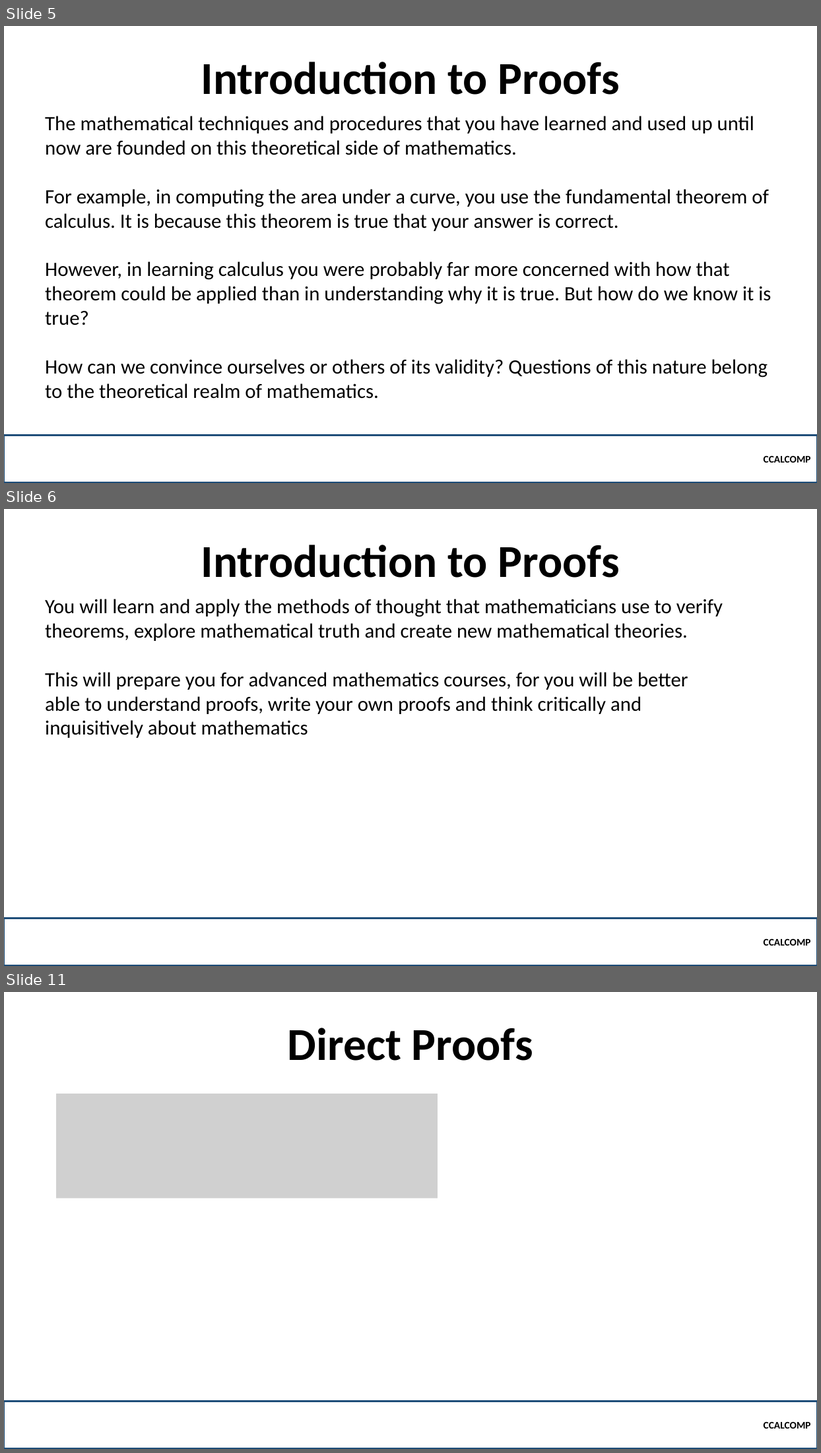
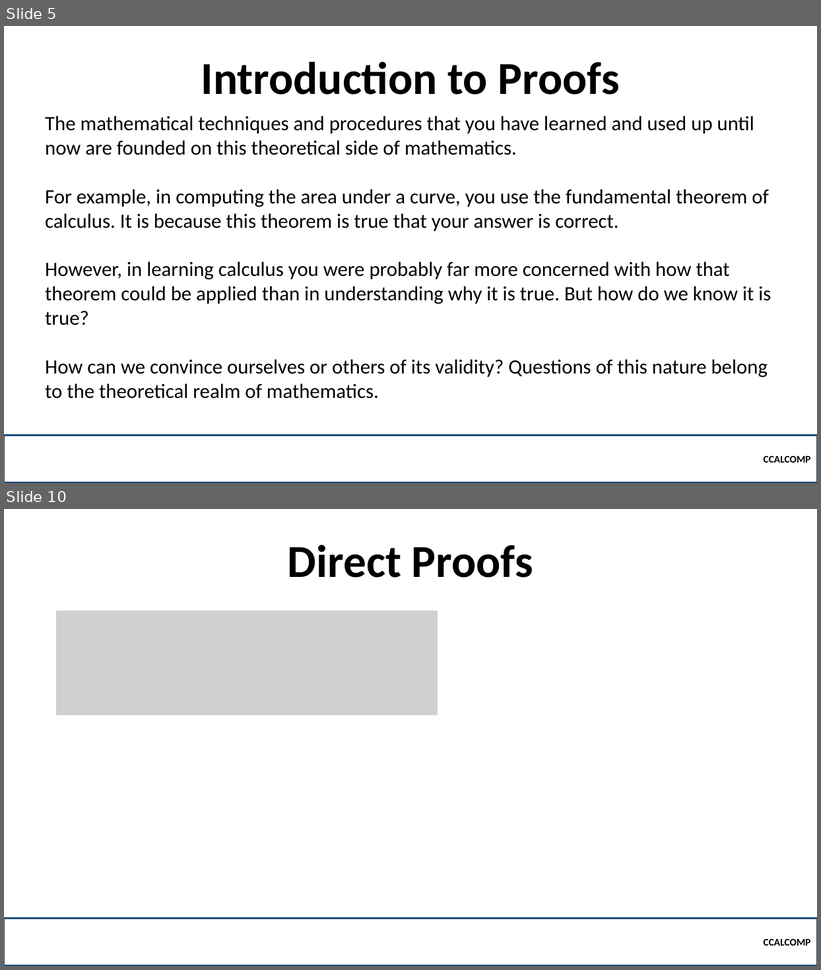
Before and after one commit to robitussin/CCALCOMP, a slide deck: Week 3 - Proofs/Proofs.pptx. Shown one above the other, each under a label of ours: slides 5, 6 and 11 before the commit, slides 5 and 10 after it; the slides between them are not shown. The pictures are 821x1453 and 821x970 pixels, drawn with LibreOffice and Linux fonts; fonts in the diff are those of the drawing; grey boxes stand for pictures; background and template pictures are left out. Boxes give left, top, right and bottom in pixels: in the first picture for what was removed or moved away, otherwise in the second. Text is boxed around its words. In the diff, an @@ line names an element or a change of style, - is before the commit and + after.

```diff
--- a/Week 3 - Proofs/Proofs.pptx
+++ b/Week 3 - Proofs/Proofs.pptx
@@ slide 6 removed at box(4, 509, 817, 966), background picture (left out) @@
@@ title removed at box(201, 545, 620, 578) @@
-Introduction to Proofs
@@ text removed at box(45, 599, 723, 738) @@
-You will learn and apply the methods of thought that mathematicians use to verify theorems, explore mathematical truth and create new mathematical theories.
-This will prepare you for advanced mathematics courses, for you will be better
-able to understand proofs, write your own proofs and think critically and
-inquisitively about mathematics
@@ rectangle removed at box(4, 918, 817, 966) @@
-CCALCOMP
@@ what was slide 11 is now slide 10 @@
```
Also in this commit, not shown: 7 slides changed, 5 slides added.
